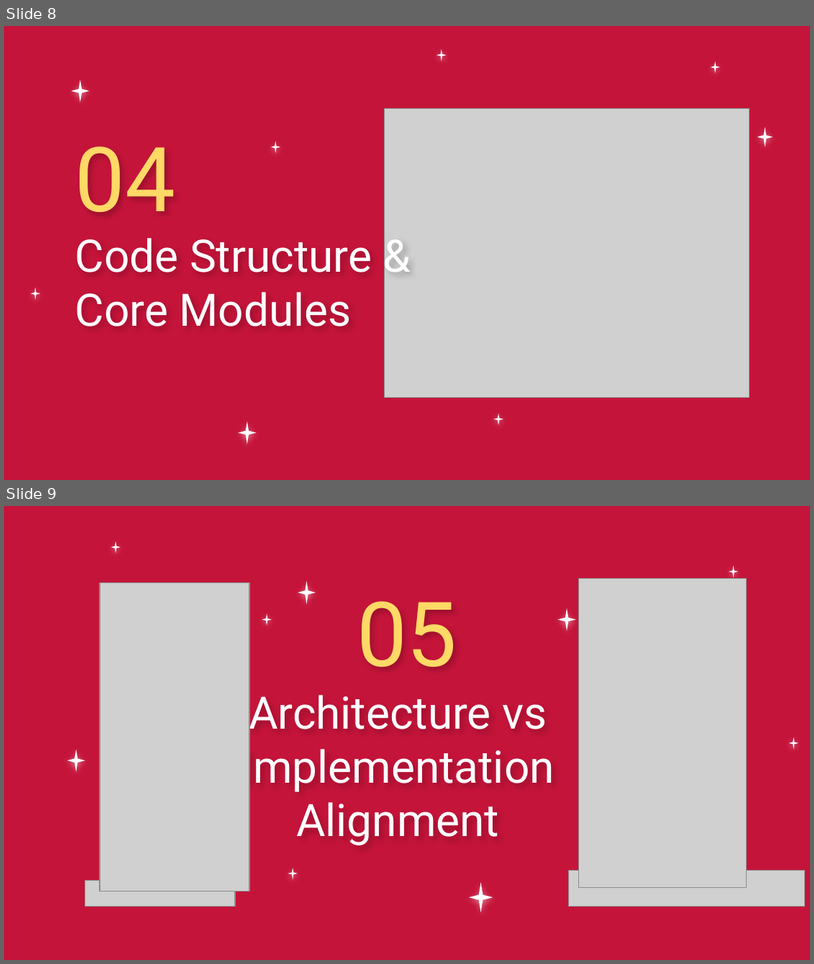
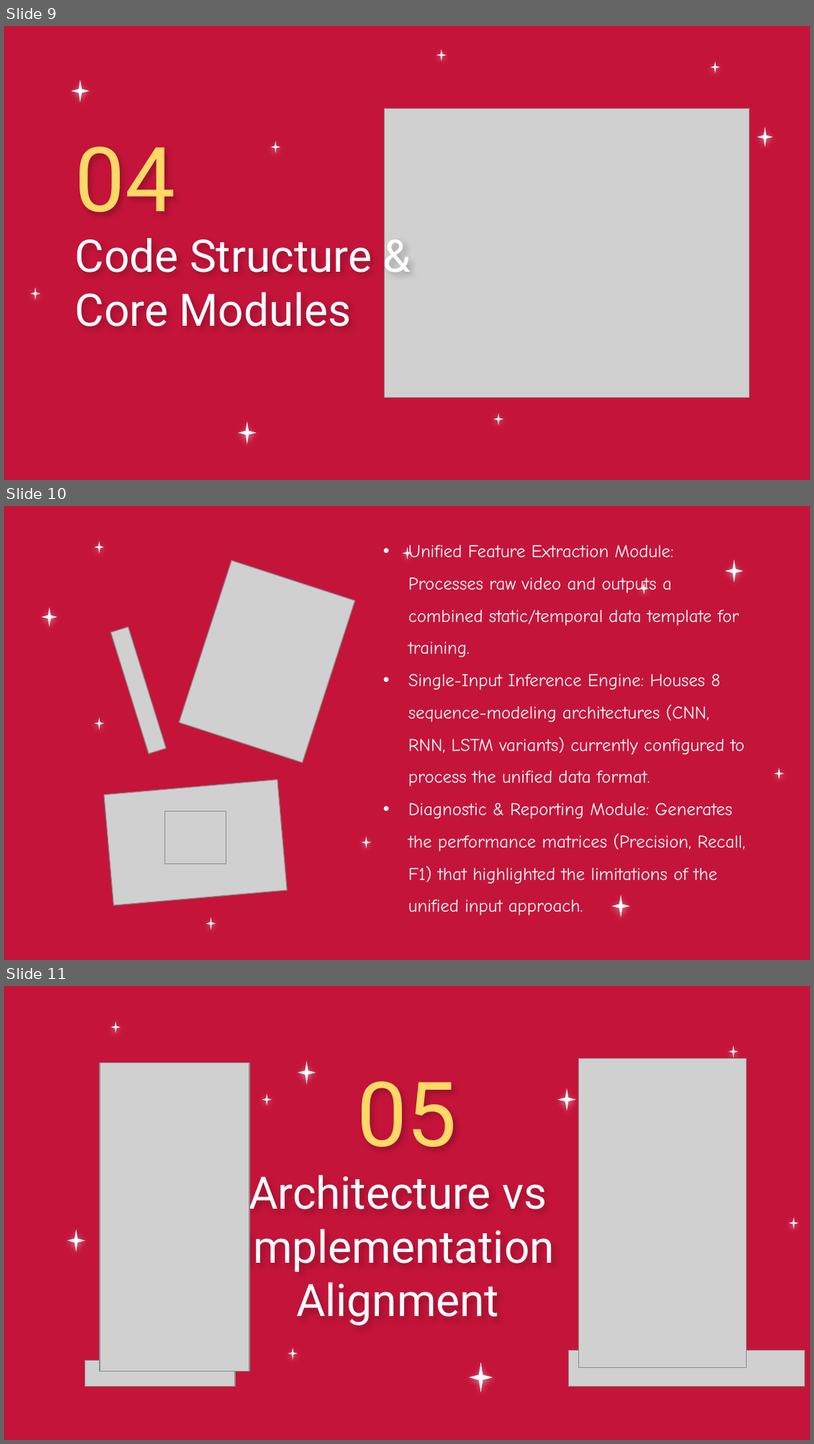
Before and after one commit to MiraPhilip12/Graduation_Project_ESLSCA, a slide deck: Milestone 4/Graduation_Project_Milestone4.pptx. Shown one above the other, each under a label of ours: slides 8 and 9 before the commit, slides 9, 10 and 11 after it. The pictures are 814x964 and 814x1444 pixels, drawn with LibreOffice and Linux fonts; fonts in the diff are those of the drawing; grey boxes stand for pictures; background and template pictures are left out. Boxes give left, top, right and bottom in pixels: in the first picture for what was removed or moved away, otherwise in the second. Text is boxed around its words. In the diff, an @@ line names an element or a change of style, - is before the commit and + after.

```diff
--- a/Milestone 4/Graduation_Project_Milestone4.pptx
+++ b/Milestone 4/Graduation_Project_Milestone4.pptx
@@ slide 10 added at (x1=4, y1=506, x2=810, y2=960), background picture (left out) @@
@@ subtitle added at (x1=409, y1=545, x2=746, y2=915), 16 pt, text #FFFFFF @@
+• Unified Feature Extraction Module: Processes raw video and outputs a combined static/temporal data template for training.
+• Single-Input Inference Engine: Houses 8 sequence-modeling architectures (CNN, RNN, LSTM variants) currently configured to process the unified data format.
+• Diagnostic & Reporting Module: Generates the performance matrices (Precision, Recall, F1) that highlighted the limitations of the unified input approach.
@@ picture added at (x1=179, y1=560, x2=355, y2=762) @@
@@ picture added at (x1=111, y1=627, x2=166, y2=754) @@
@@ picture added at (x1=104, y1=780, x2=288, y2=904) @@
@@ picture added at (x1=165, y1=811, x2=226, y2=863) @@
@@ group added at (x1=42, y1=541, x2=784, y2=929): 10 stars @@
@@ what was slide 8 is now slide 9 @@
@@ what was slide 9 is now slide 11 @@
```
Also in this commit, not shown: 3 slides changed, 4 other slides added, 5 slides removed, 1 other file.
